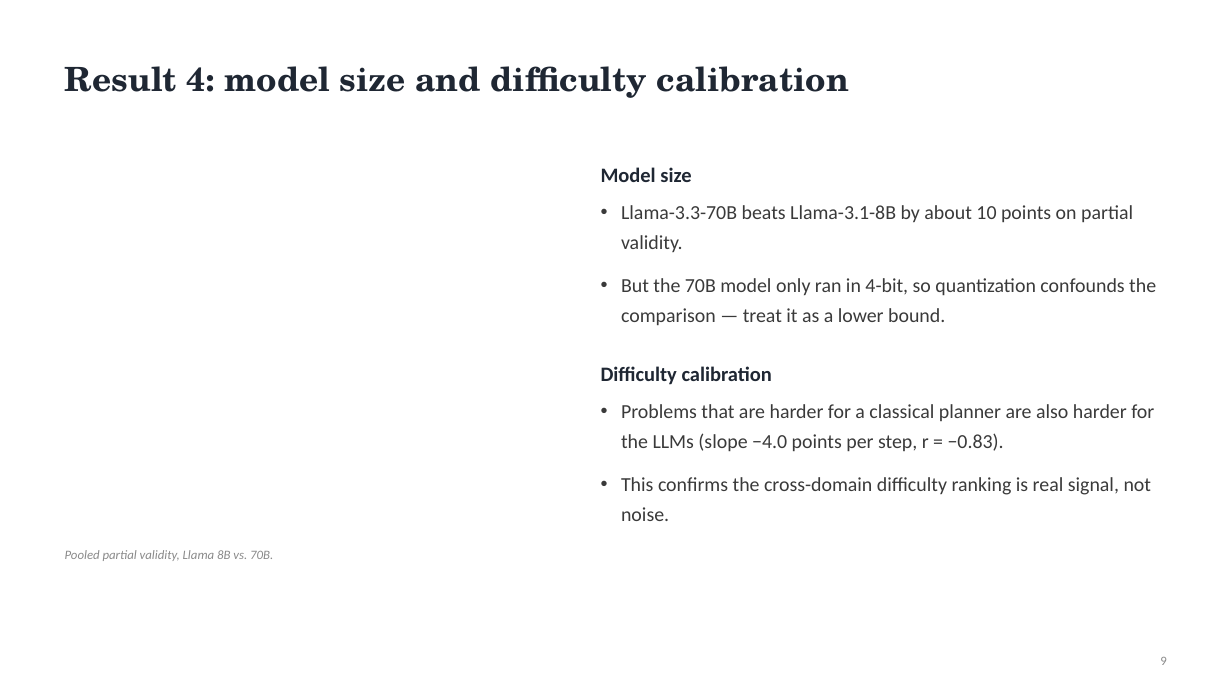
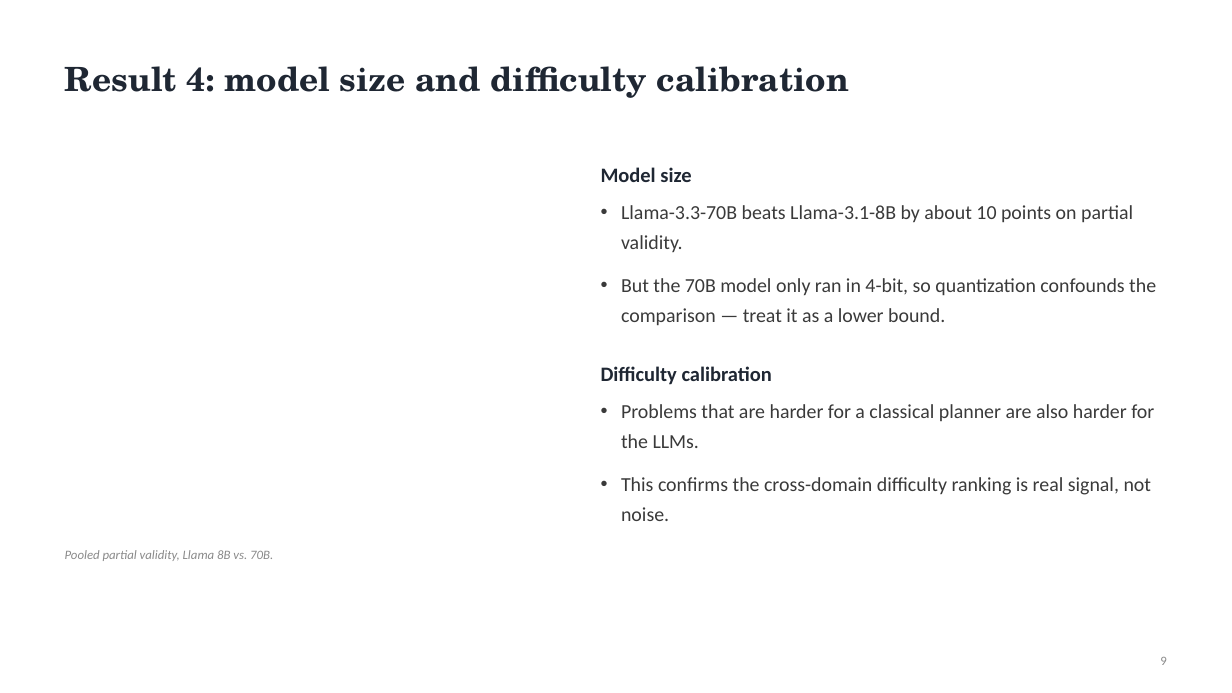
Before and after one commit to hassanmahmad/llm-planning-bench, a slide deck: slide 9 of docs/LLM_Planning_Presentation.pptx. Drawn at 1232x693 pixels with LibreOffice and Linux fonts; fonts in the diff are those of the drawing. Boxes give left, top, right and bottom in pixels: in the first picture for what was removed or moved away, otherwise in the second. Text is boxed around its words. In the diff, an @@ line names an element or a change of style, - is before the commit and + after.

```diff
--- a/docs/LLM_Planning_Presentation.pptx
+++ b/docs/LLM_Planning_Presentation.pptx
@@ text at (x1=621, y1=404, x2=1154, y2=448): text changed @@
-• Problems that are harder for a classical planner are also harder for the LLMs (slope −4.0 points per step, r = −0.83).
+• Problems that are harder for a classical planner are also harder for the LLMs.
```
Also in this commit, not shown: 2 other slides changed, 1 slide added.
